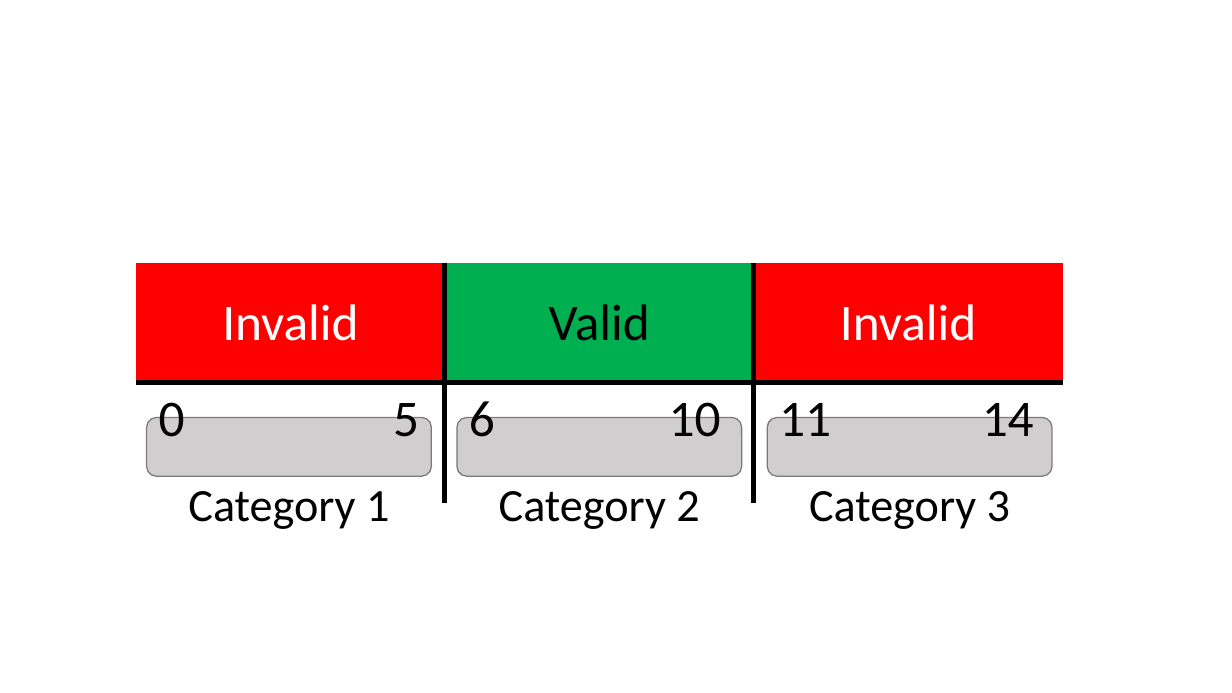
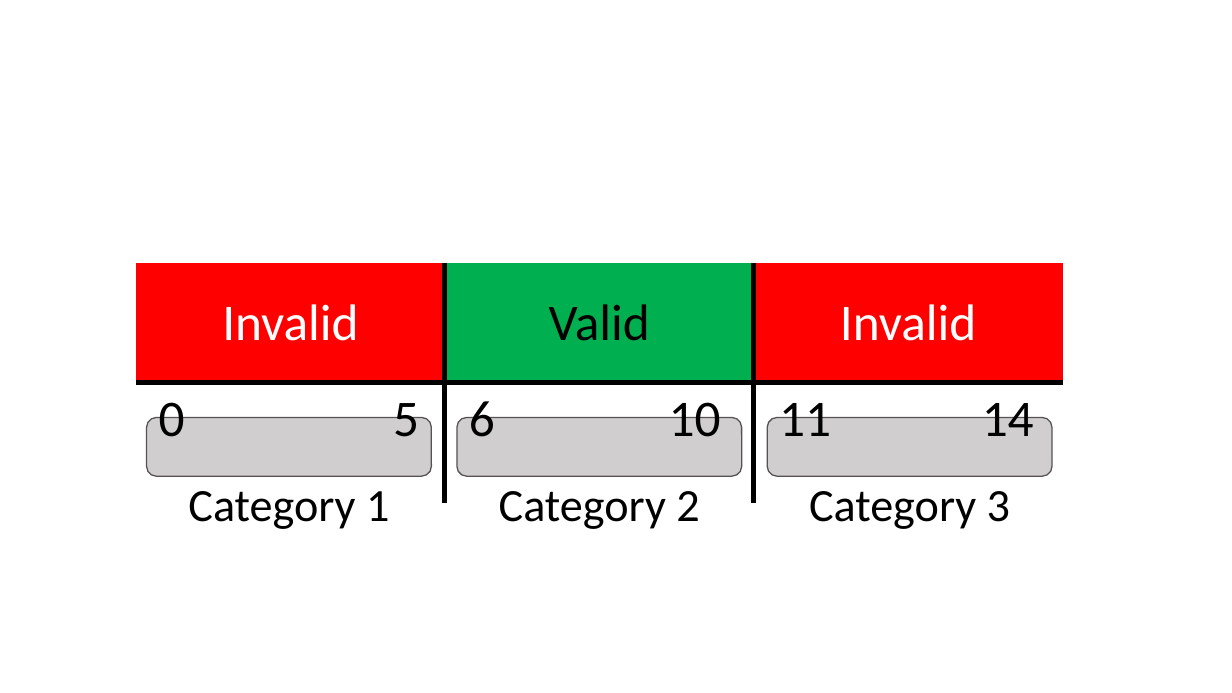
Before and after one commit to mefitzgerald/oof, a slide deck: slide 3 of ws_week8/SlideImages.pptx (slide 2 before the commit). Drawn at 1232x693 pixels with LibreOffice and Linux fonts; fonts in the diff are those of the drawing. Boxes give left, top, right and bottom in pixels: in the first picture for what was removed or moved away, otherwise in the second. Text is boxed around its words. In the diff, an @@ line names an element or a change of style, - is before the commit and + after.

```diff
--- a/ws_week8/SlideImages.pptx
+++ b/ws_week8/SlideImages.pptx
@@ outline #7A7A7A 1 pt to #575353 1 pt in 3 elements at (x1=147, y1=418, x2=432, y2=477), (x1=457, y1=418, x2=742, y2=477), (x1=767, y1=418, x2=1052, y2=477) @@
```
Also in this commit, not shown: 1 other slide changed, 1 slide added, 5 slides removed, 3 other files.
